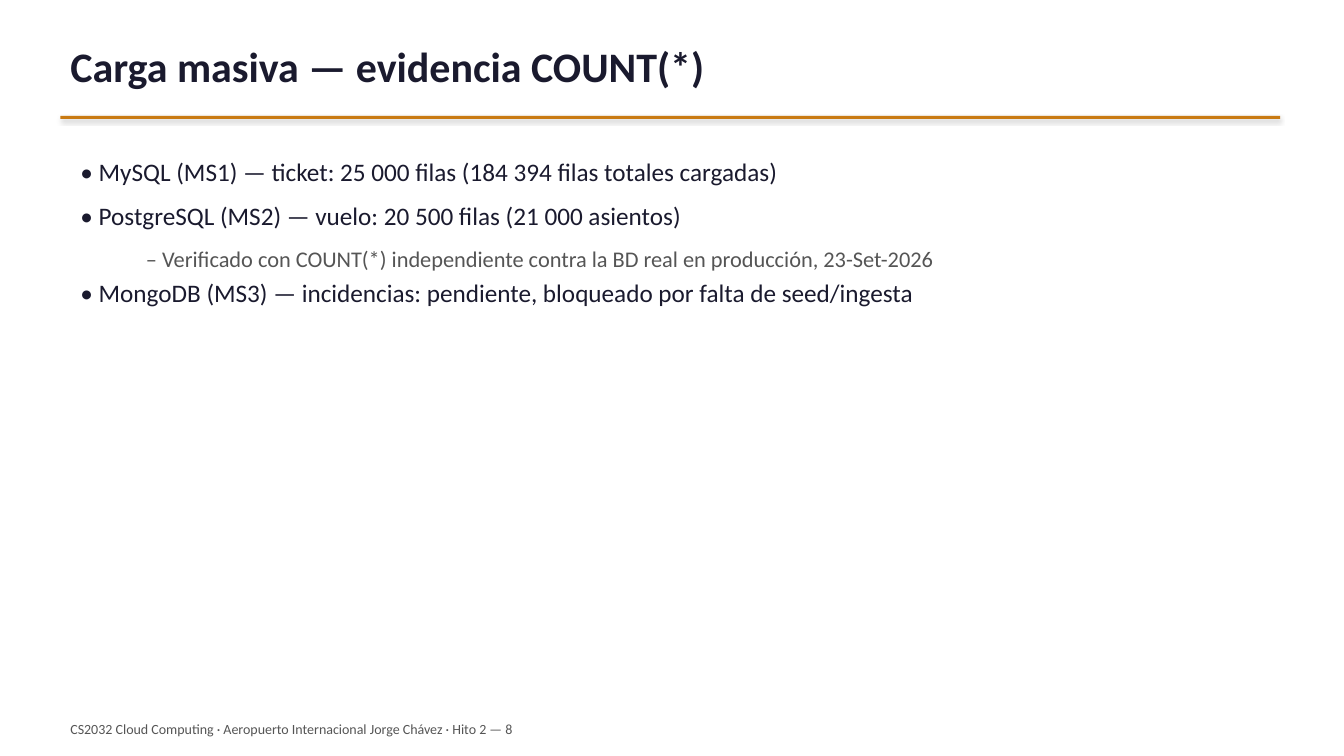
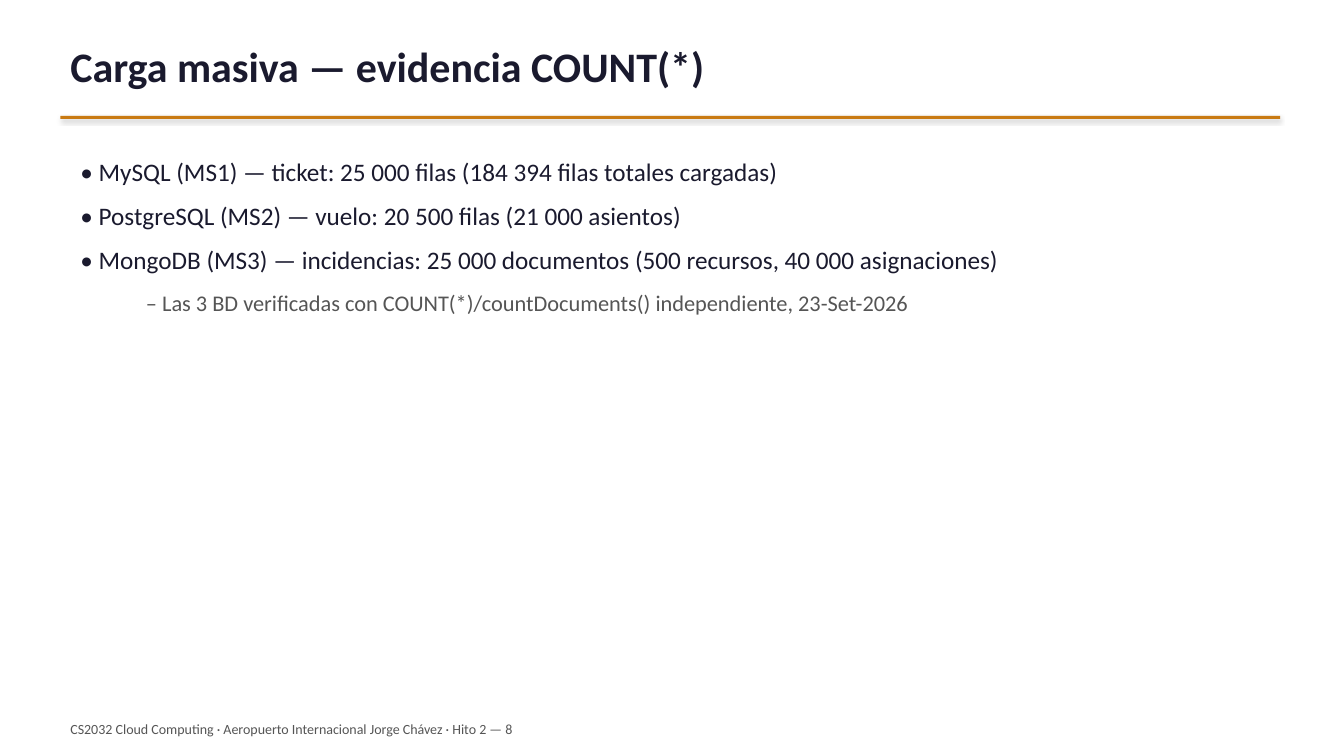
Before and after one commit to btoroled/cloud-computing-proyecto, a slide deck: slide 9 of ppt/hito2-resumen.pptx. Drawn at 1344x756 pixels with LibreOffice and Linux fonts; fonts in the diff are those of the drawing. Boxes give left, top, right and bottom in pixels: in the first picture for what was removed or moved away, otherwise in the second. Text is boxed around its words. In the diff, an @@ line names an element or a change of style, - is before the commit and + after.

Commit message:
docs: actualizar PPT y benja.md - ingesta-ms3 completo, 5/5 queries Athena

```diff
--- a/ppt/hito2-resumen.pptx
+++ b/ppt/hito2-resumen.pptx
@@ text at box(99, 250, 998, 315): text changed; size 16 to 18 pt; text colour #555555 to #1A1A2E @@
-  – Verificado con COUNT(*) independiente contra la BD real en producción, 23-Set-2026
-• MongoDB (MS3) — incidencias: pendiente, bloqueado por falta de seed/ingesta
+• MongoDB (MS3) — incidencias: 25 000 documentos (500 recursos, 40 000 asignaciones)
+  – Las 3 BD verificadas con COUNT(*)/countDocuments() independiente, 23-Set-2026
```
Also in this commit, not shown: 3 other slides changed, 1 other file.
